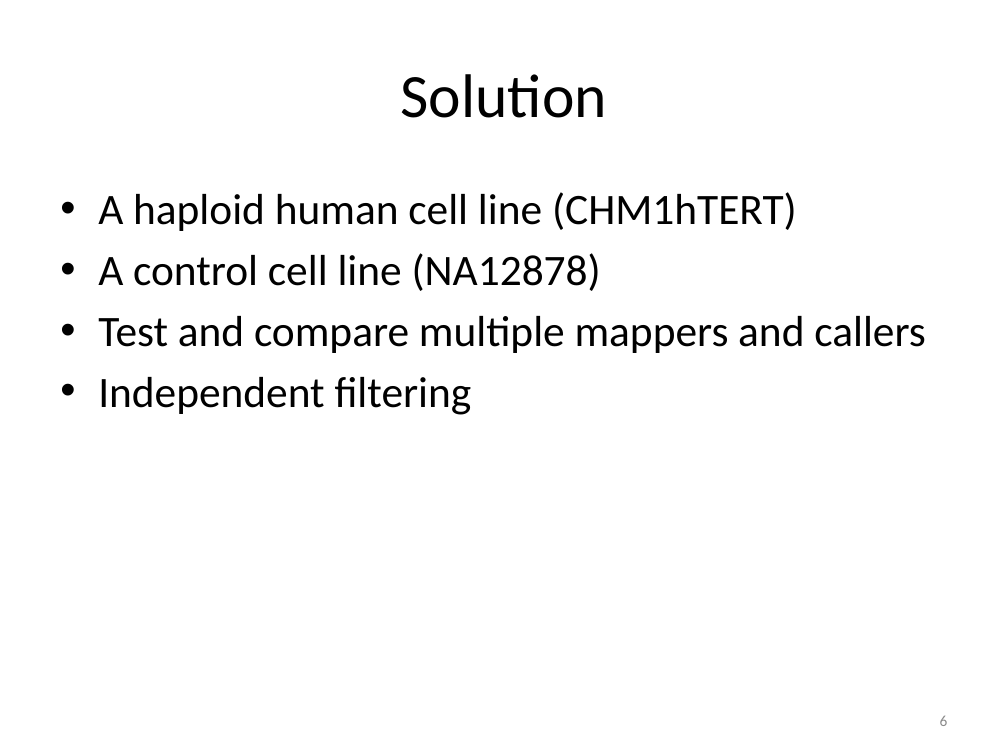
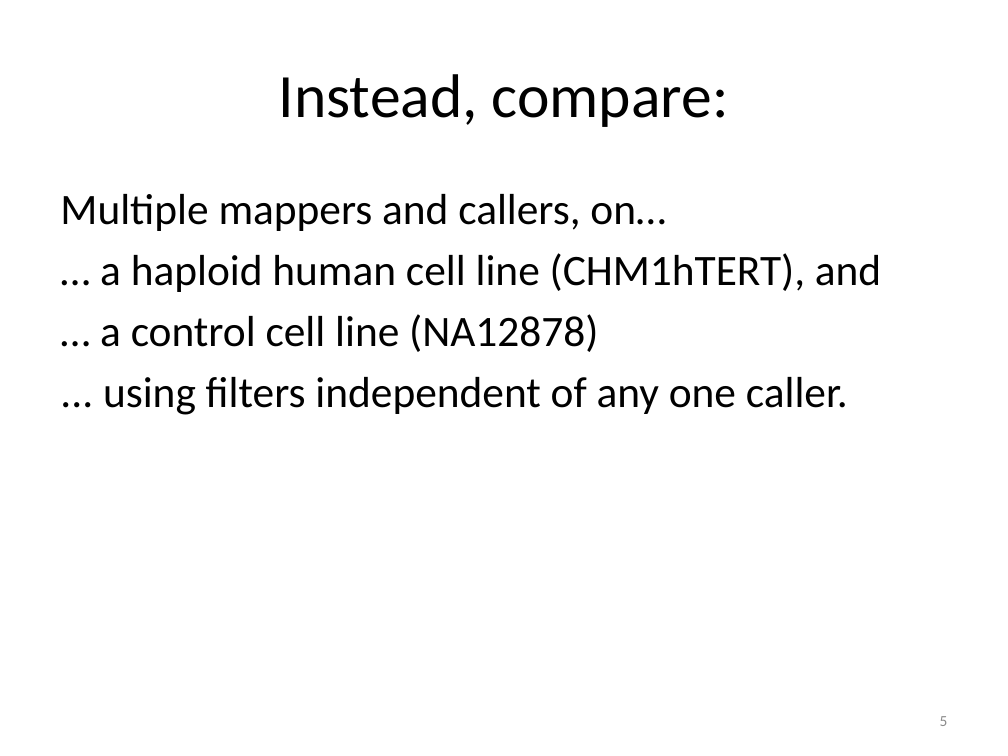
Before and after one commit to tsibley/Artifacts-in-NGS-variant-calling, a slide deck: slide 5 of Journal-Club-2015-01-20.pptx (slide 6 before the commit). Drawn at 1008x756 pixels with LibreOffice and Linux fonts; fonts in the diff are those of the drawing. Boxes give left, top, right and bottom in pixels: in the first picture for what was removed or moved away, otherwise in the second. Text is boxed around its words. In the diff, an @@ line names an element or a change of style, - is before the commit and + after.

Commit message:
updates

```diff
--- a/Journal-Club-2015-01-20.pptx
+++ b/Journal-Club-2015-01-20.pptx
@@ title at bbox=[279, 74, 729, 127]: text changed @@
-Solution
+Instead, compare:
@@ text at bbox=[60, 194, 881, 415]: text changed @@
-• A haploid human cell line (CHM1hTERT)
-• A control cell line (NA12878)
-• Test and compare multiple mappers and callers
-• Independent filtering
+Multiple mappers and callers, on…
+… a haploid human cell line (CHM1hTERT), and
+… a control cell line (NA12878)
+... using filters independent of any one caller.
@@ page number at bbox=[940, 716, 948, 726]: text changed @@
-6
+5
```
Also in this commit, not shown: 2 other slides changed, 9 slides added, 1 slide removed.
